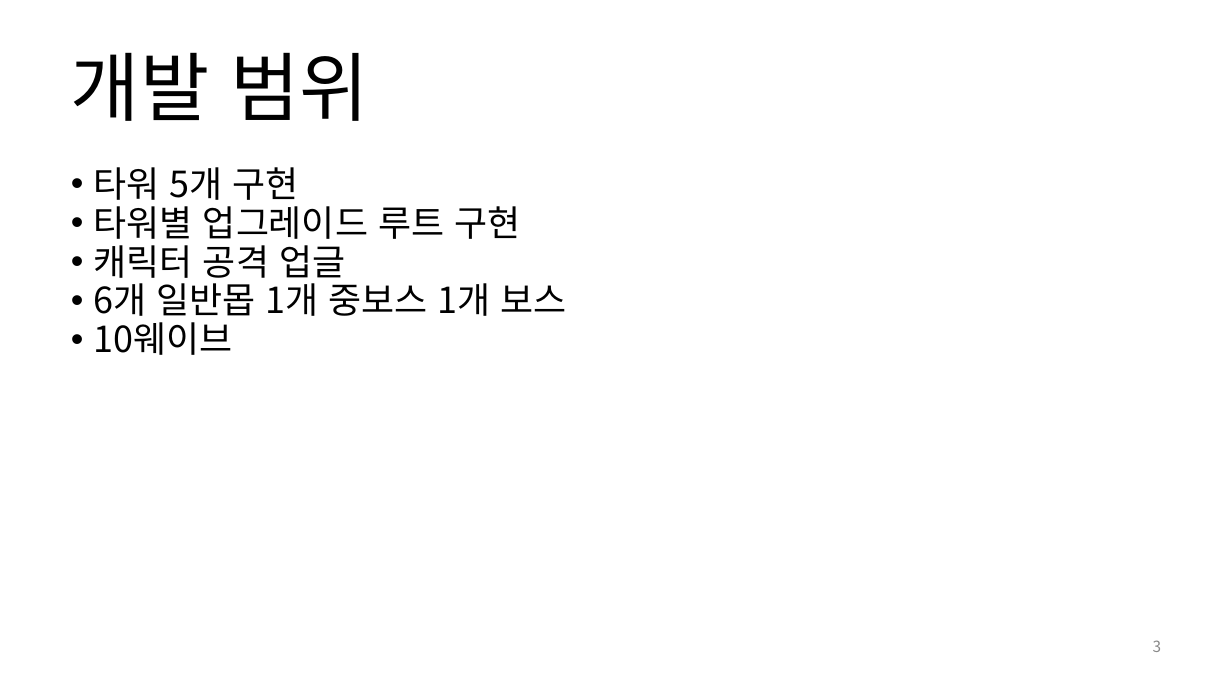
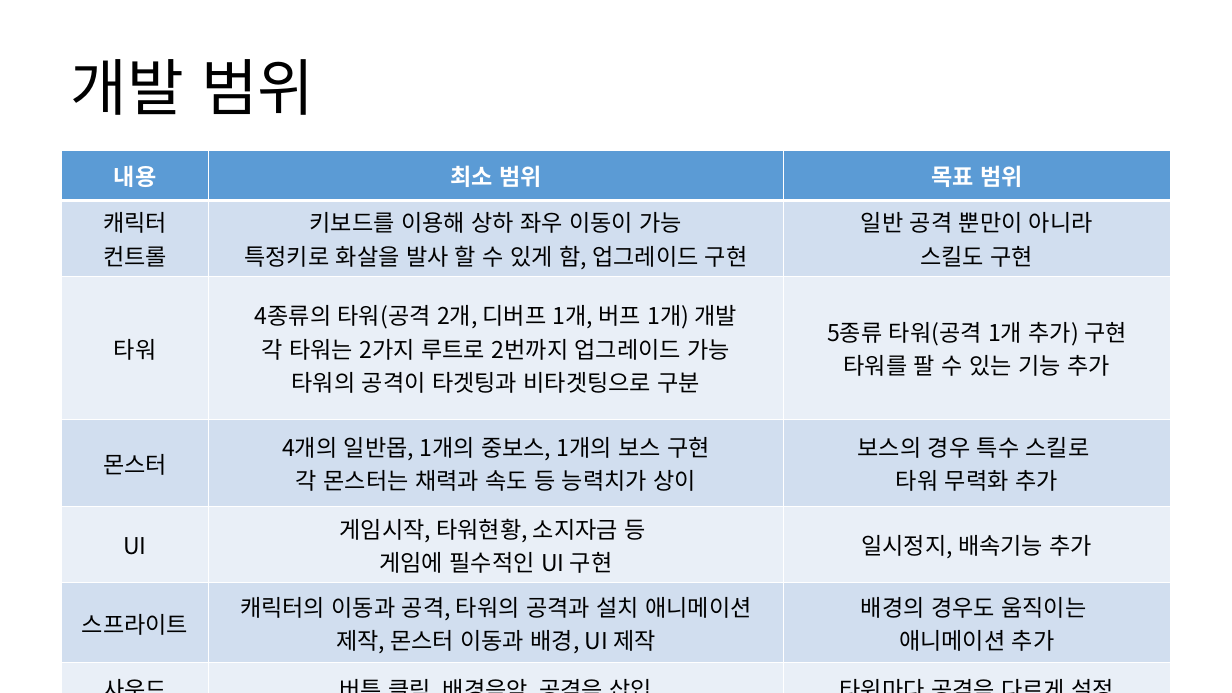
Before and after one commit to ruen346/2Dgame, a slide deck: slide 3 of 2d기획서.pptx. Drawn at 1232x693 pixels with LibreOffice and Linux fonts; fonts in the diff are those of the drawing. Boxes give left, top, right and bottom in pixels: in the first picture for what was removed or moved away, otherwise in the second. Text is boxed around its words. In the diff, an @@ line names an element or a change of style, - is before the commit and + after.

```diff
--- a/2d기획서.pptx
+++ b/2d기획서.pptx
@@ title "개발 범위" at (71,59,314,115): size 58.6 to 48 pt @@
@@ table added at (62,150,1171,666), 7 rows, 3 columns @@
+내용 | 최소 범위 | 목표 범위
+캐릭터 / 컨트롤 | 키보드를 이용해 상하 좌우 이동이 가능 / 특정키로 화살을 발사 할 수 있게 함, 업그레이드 구현 | 일반 공격 뿐만이 아니라 / 스킬도 구현
+타워 | 4종류의 타워(공격 2개, 디버프 1개, 버프 1개) 개발 / 각 타워는 2가지 루트로 2번까지 업그레이드 가능 / 타워의 공격이 타겟팅과 비타겟팅으로 구분 | 5종류 타워(공격 1개 추가) 구현 / 타워를 팔 수 있는 기능 추가
+몬스터 | 4개의 일반몹, 1개의 중보스, 1개의 보스 구현 / 각 몬스터는 채력과 속도 등 능력치가 상이 | 보스의 경우 특수 스킬로 / 타워 무력화 추가
+UI | 게임시작, 타워현황, 소지자금 등 / 게임에 필수적인 UI 구현 | 일시정지, 배속기능 추가
+스프라이트 | 캐릭터의 이동과 공격, 타워의 공격과 설치 애니메이션 제작, 몬스터 이동과 배경, UI 제작 | 배경의 경우도 움직이는 / 애니메이션 추가
+사운드 | 버튼 클릭, 배경음악, 공격음 삽입 | 타워마다 공격음 다르게 설정
@@ text removed at (94,167,567,355) @@
-• 타워 5개 구현
-• 타워별 업그레이드 루트 구현
-• 캐릭터 공격 업글
-• 6개 일반몹 1개 중보스 1개 보스
-• 10웨이브
@@ page number removed at (1153,640,1162,652) @@
-3
```
Also in this commit, not shown: 2 other slides changed, 4 slides added, 2 slides removed, 1 other file.
